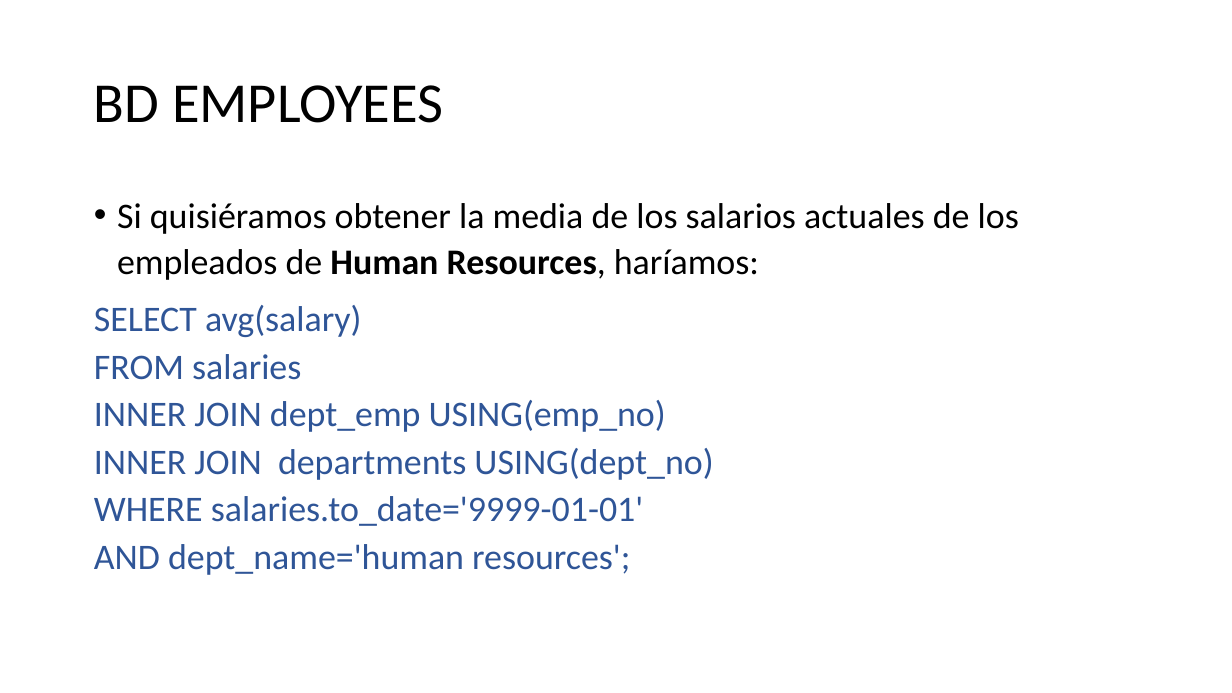
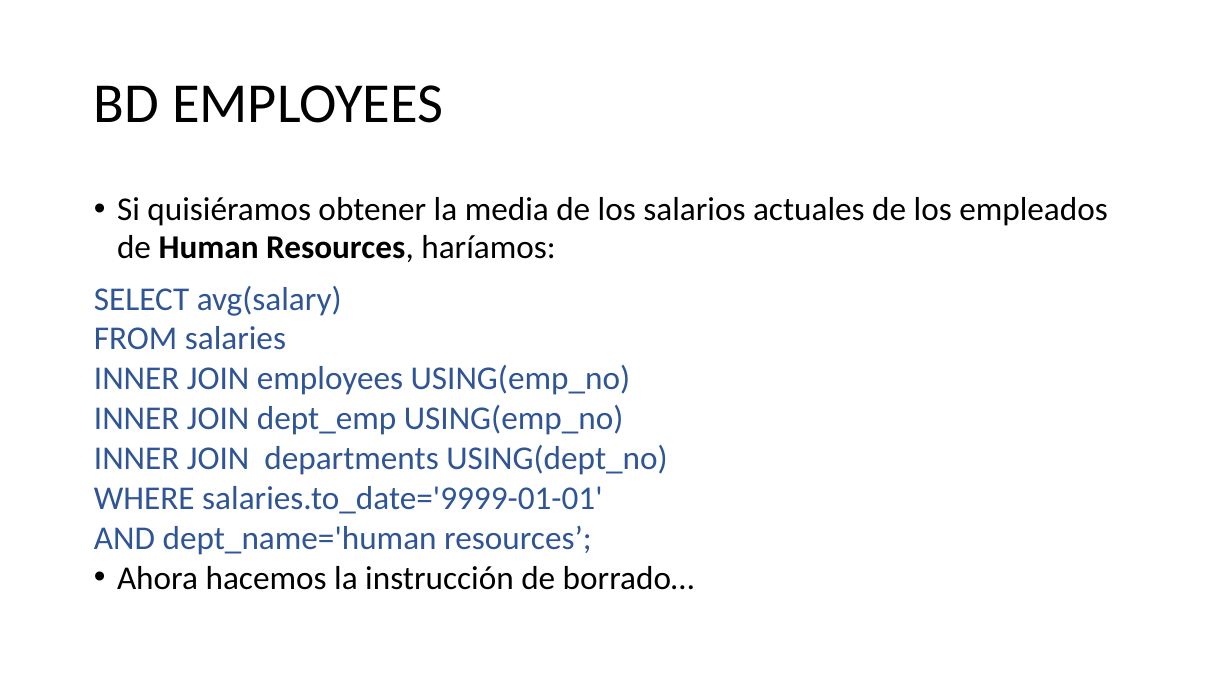
Before and after one commit to NuriaCelis/GestionBasesDatos2223, a slide deck: slide 8 of Tema5/REPASO DEL TEMA.pptx (slide 7 before the commit). Drawn at 1232x693 pixels with LibreOffice and Linux fonts; fonts in the diff are those of the drawing. Boxes give left, top, right and bottom in pixels: in the first picture for what was removed or moved away, otherwise in the second. Text is boxed around its words. In the diff, an @@ line names an element or a change of style, - is before the commit and + after.

```diff
--- a/Tema5/REPASO DEL TEMA.pptx
+++ b/Tema5/REPASO DEL TEMA.pptx
@@ text at (94,197,1108,514): size 28 to 25.9 pt in "Si quisiéramos obtener la media de los ...", "SELECT avg(salary)", "FROM salaries", "INNER JOIN dept_emp USING(emp_no)" and 2 more places; line spacing 1.07 to 0.97; line spacing 1.1 to 1 @@
@@ text at (94,365,631,395): paragraph added @@
+INNER JOIN employees USING(emp_no)
@@ text at (94,525,694,590): text changed; size 28 to 25.9 pt; text colour #2F5597 to #000000 @@
-AND dept_name='human resources';
+AND dept_name='human resources’;
+• Ahora hacemos la instrucción de borrado…
```
Also in this commit, not shown: 22 other slides changed, 11 slides added, 2 other files.
